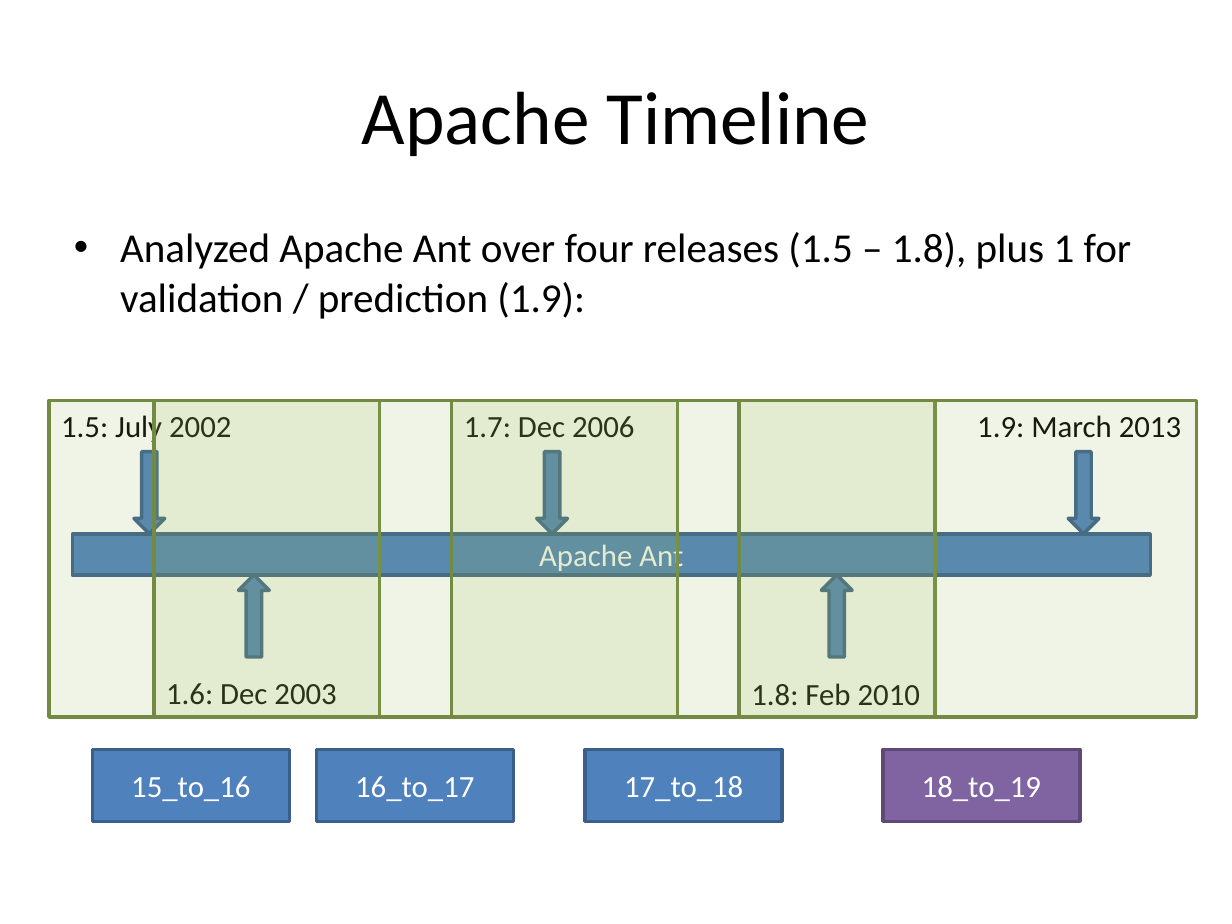
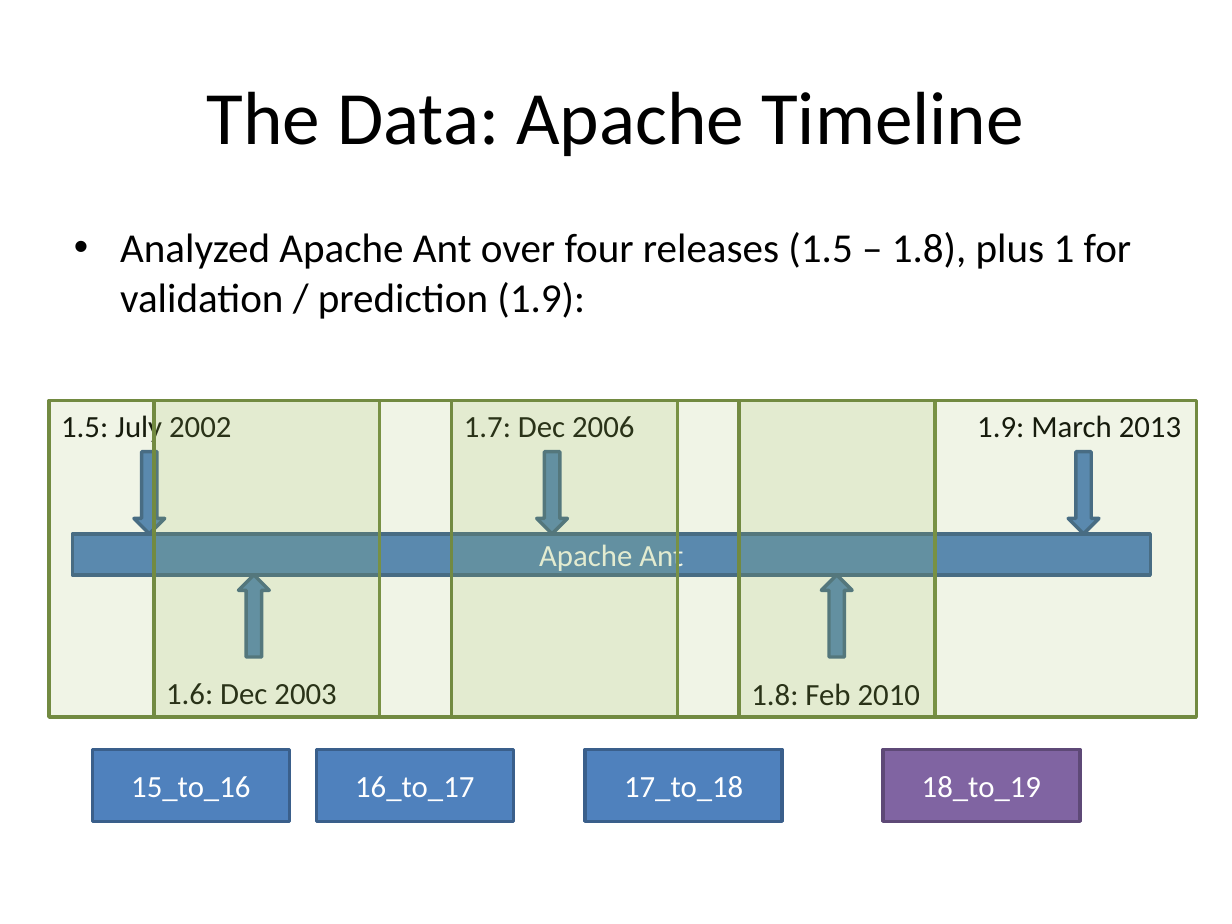
Before and after one commit to tajmilur-rahman/SOEN6611, a slide deck: slide 3 of milestones/Group_Presentation_Volatility.pptx (slide 4 before the commit). Drawn at 1232x924 pixels with LibreOffice and Linux fonts; fonts in the diff are those of the drawing. Boxes give left, top, right and bottom in pixels: in the first picture for what was removed or moved away, otherwise in the second. Text is boxed around its words. In the diff, an @@ line names an element or a change of style, - is before the commit and + after.

```diff
--- a/milestones/Group_Presentation_Volatility.pptx
+++ b/milestones/Group_Presentation_Volatility.pptx
@@ title at (207,91,1024,156): text changed @@
-Apache Timeline
+The Data: Apache Timeline
```
Also in this commit, not shown: 8 other slides changed, 6 slides added, 1 slide removed, 2 other files.
